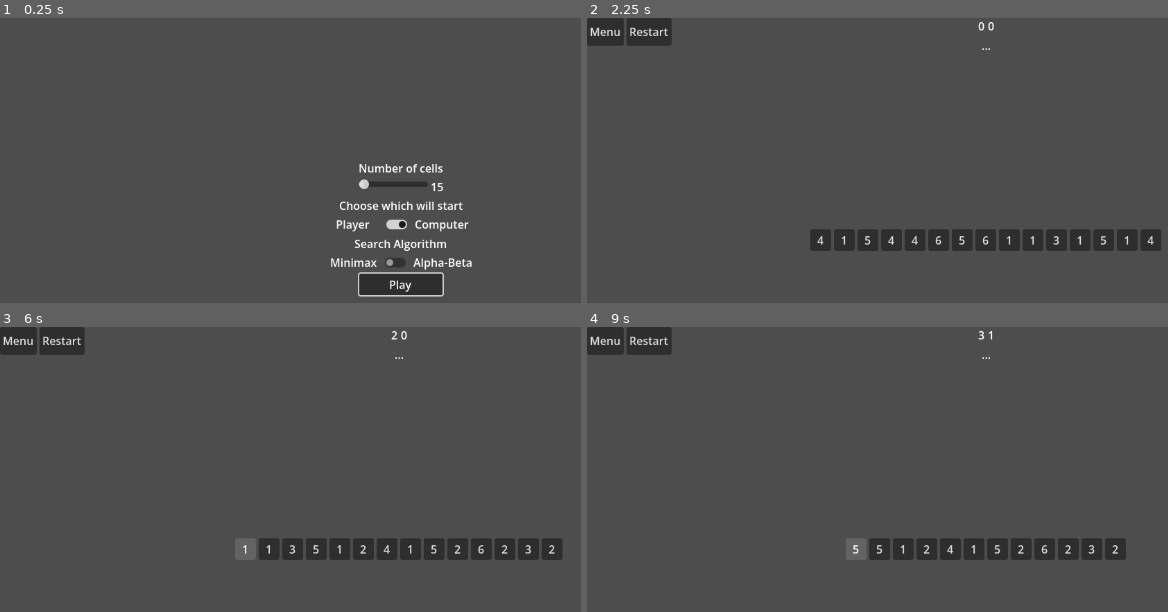
Above: before the commit, frames 1-4 (two rows, left to right).
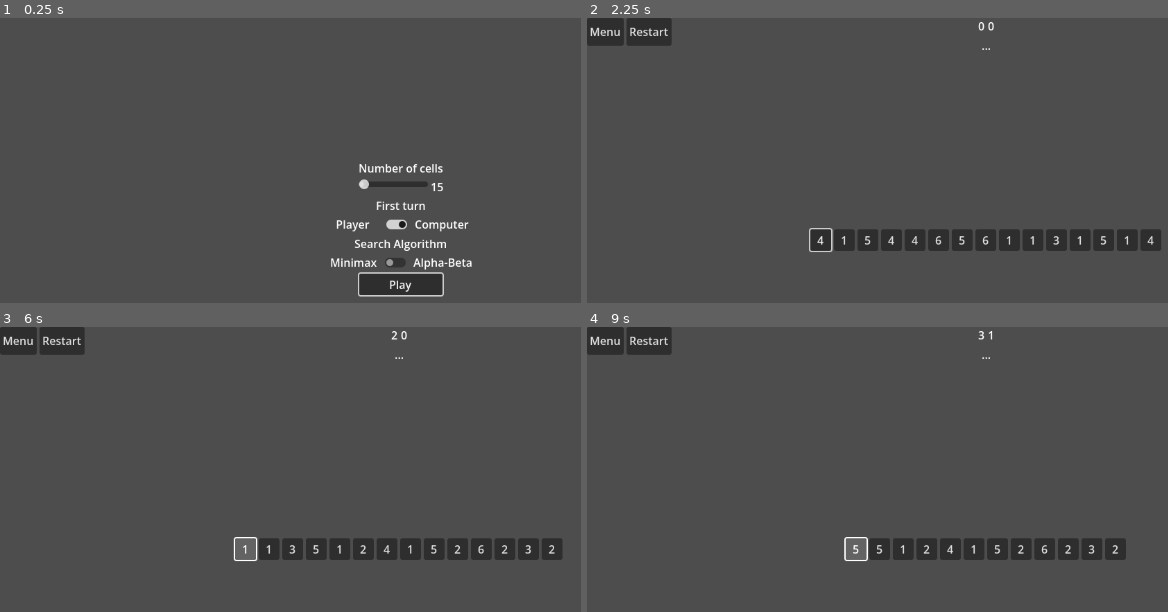
Above: after the commit, the same moments.

Repository: EriksErcums/MI_Pirmais_Praktiskais_Darbs_L2
Game: Godot game, scene res://Menu/Menu.tscn
Same seed, same stepped clock (60 frames per second), same inputs: the game is played once before the commit and once after it.
Inputs (mouse positions are in pixels of both pictures, inside the frame that each line leads up to):
- Up to frame 1 (0.25 s): no input
- Up to frame 2 (2.25 s): click (982, 223) at 0.5 s; click (982, 263) at 1.25 s; click "Play" at 2 s
- Up to frame 3 (6 s): click "Restart" at 2.75 s; click "Restart" at 3.5 s; click "Restart" at 4.25 s; click "6" at 5 s; click "1" at 5.75 s
- Up to frame 4 (9 s): click "1" at 6.5 s; click "1" at 7.25 s; click "2" at 8 s; click "3" at 8.75 s

The runs differ from the first frame. In frame 1, 0.4% of the frame differs, in the area x 58-80%, y 64-68%; in frame 2, less than 0.1%; in frame 3, less than 0.1%; in frame 4, less than 0.1%.

Commit message:
Restored State.gd and GameLoop.gd

Diff:
--- a/Common/State.gd
+++ b/Common/State.gd
@@ -3,3 +3,26 @@
 var nums: PackedInt32Array
 var p1_score: int = 0
 var p2_score: int = 0
+
+# Use this for simulating turns
+func process_turn(pos1: int, pos2: int, turn: bool) -> void:
+	# Player erased last cell
+	if pos1 == -1 && pos2 == -1:
+		if turn: p1_score -= 1
+		else: p2_score -= 1
+		nums.clear()
+		return
+
+	# Player merged 2 cells into 1
+	var sum: int = nums[pos1] + nums[pos2]
+	var score: int = 2 if sum == 7 else 1
+
+	if sum > 6: nums[pos1] = sum - 6
+	else: nums[pos1] = sum
+	nums.remove_at(pos2)
+
+	if turn: p2_score += score
+	else: p1_score += score
+
+func eval() -> int:
+	return p2_score - p1_score
--- a/Game/GameLoop.gd
+++ b/Game/GameLoop.gd
@@ -68,6 +68,8 @@
 	else:
 		# Bot turn
 		lb_flavor.text = P2_TURN_STR
+		# \/ remove this when bot is implemented
+		cells[0].grab_focus()
 		# Block the gameboard and make the bot move
 	turn = !turn
 
@@ -123,59 +125,33 @@
 
 # Use this to finish bot's turn with 1 cell
 func _pop_cell() -> void:
-	_process_turn(state, -1, -1, turn)
+	state.process_turn(-1, -1, turn)
 	finish_game()
 
 # Use this for finishing bot's move
 func _pop_cells(cell1: Cell, cell2: Cell) -> void:
 	# Process & clean
-	_process_turn(state, cell1.id, cell2.id, turn)
+	state.process_turn(cell1.id, cell2.id, turn)
 	cells.remove_at(cell2.id)
 	cell2.queue_free()
 
 	# Update visually
-	cell1.button_pressed = false
 	for i: int in cells.size():
 		var c: Cell = cells[i]
 		c.id = i
 		c.modulate = Color.WHITE
-	var cap_id: int = min(cell1.id, cells.size()-1)
-	cell1.text = str(state.nums[cap_id])
+	cell1.text = str(state.nums[cell1.id])
+	cell1.button_pressed = false
 	cell1.modulate = COLOR_SHINE
 
 	# Rebind neighbors
-	var left_id: int = cell1.id - 1
-	if left_id >= 0:
+	var left_id: int = cell1.id-1
+	if left_id > -1:
 		cells[left_id].right = cell1
 		cell1.left = cells[left_id]
-	else:
-		cell1.left = null
-
-	var right_id: int = cell1.id + 1
+	var right_id: int = cell1.id+1
 	if right_id < cells.size():
 		cell1.right = cells[right_id]
 		cells[right_id].left = cell1
-	else:
-		cell1.right = null
 
 	assign_turn()
-
-# Use this for simulating turns
-func _process_turn(_state: State, pos1: int, pos2: int, _turn: bool) -> void:
-	# Player erased last cell
-	if pos1 == -1 && pos2 == -1:
-		if turn: _state.p1_score -= 1
-		else: _state.p2_score -= 1
-		_state.nums.clear()
-		return
-
-	# Player merged 2 cells into 1
-	var sum: int = state.nums[pos1] + state.nums[pos2]
-	var score: int = 2 if sum == 7 else 1
-
-	if sum > 6: _state.nums[pos1] = sum - 6
-	else: _state.nums[pos1] = sum
-	_state.nums.remove_at(pos2)
-
-	if _turn: _state.p2_score += score
-	else: _state.p1_score += score
--- a/Menu/Menu.gd
+++ b/Menu/Menu.gd
@@ -26,8 +26,8 @@
 	checkbutton_algo.button_pressed = pruning
 
 	slider_cells.value_changed.connect(_on_slider_changed)
-	checkbutton_turn.toggled.connect(_on_checkbutton_turn_toggled)
-	checkbutton_algo.toggled.connect(_on_checkbutton_algo_toggled)
+	checkbutton_turn.toggled.connect(_on_checkbtn_turn_toggled)
+	checkbutton_algo.toggled.connect(_on_checkbtn_algo_toggled)
 	button_play.pressed.connect(_on_play_pressed)
 
 	button_play.grab_focus()
@@ -36,10 +36,10 @@
 	cells = value
 	label_cells.text = str(value)
 
-func _on_checkbutton_turn_toggled(value: bool) -> void:
+func _on_checkbtn_turn_toggled(value: bool) -> void:
 	turn = value
 
-func _on_checkbutton_algo_toggled(value: bool) -> void:
+func _on_checkbtn_algo_toggled(value: bool) -> void:
 	pruning = value
 
 func _on_play_pressed() -> void:
@@ -47,7 +47,6 @@
 	var game: GameLoop = game_scene.instantiate()
 	game.cells_max = cells
 	game.turn = turn
-	game.init_turn = turn
 	game.pruning = pruning
 	get_parent().add_child(game)
 	queue_free()
--- a/Menu/Menu.tscn
+++ b/Menu/Menu.tscn
@@ -64,7 +64,7 @@
 
 [node name="Label" type="Label" parent="VBox/VBox_Turn" unique_id=869712202]
 layout_mode = 2
-text = "Choose which will start"
+text = "First turn"
 horizontal_alignment = 1
 
 [node name="Switch" type="HBoxContainer" parent="VBox/VBox_Turn" unique_id=1783255641]
